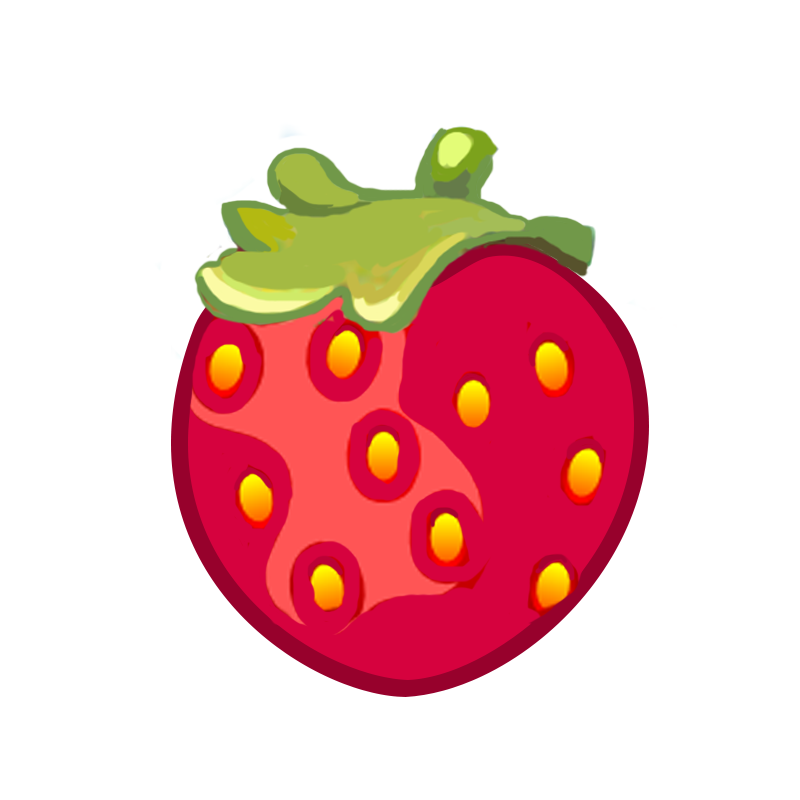
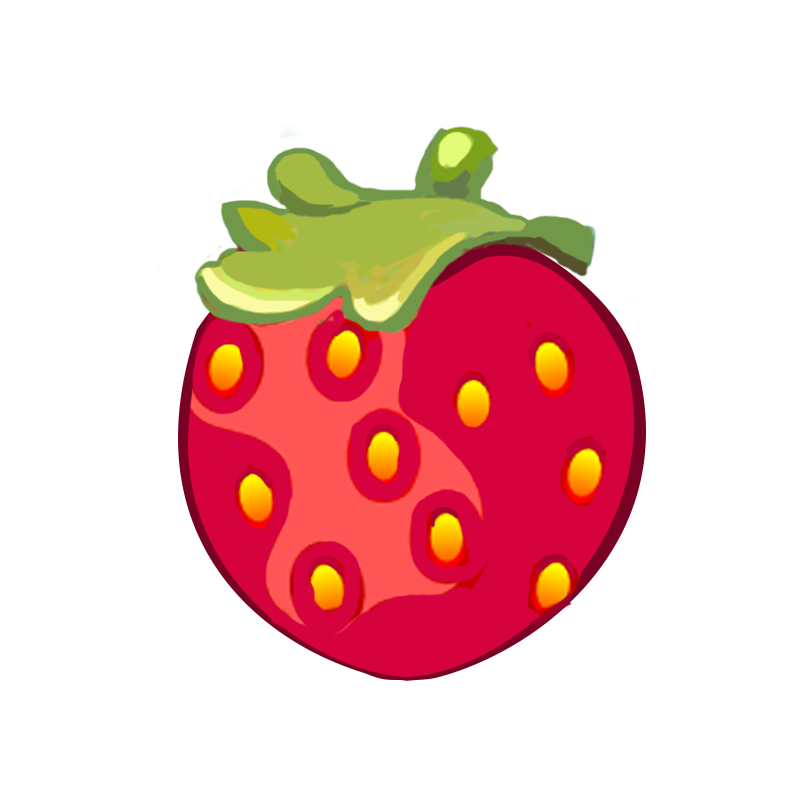
Before/after of a 800×800 layered artwork. What changed in the layer stack:
added group "ягода копия 2" with 8 layers above "ягода копия" over [171, 243, 649, 697]
added layer "Слой 16" (1st of 2, in "ягода копия 2") in group "ягода копия 2" over [464, 243, 545, 253]
added layer "Слой 10 копия" (1st of 2, in "ягода копия 2") in group "ягода копия 2" over [182, 243, 641, 362]
added layer "Слой 14 копия 2" (1st of 2, in "ягода копия 2") in group "ягода копия 2" over [183, 270, 625, 638]
added layer "Слой 11" (1st of 2, in "ягода копия 2") in group "ягода копия 2" over [193, 243, 593, 331]
added layer "фон" (1st of 3, in "ягода копия 2") in group "ягода копия 2" over [188, 243, 634, 677]
added layer "подложка копия" in group "ягода копия 2" over [178, 243, 646, 681]
hid group "ягода копия" (119 layers) over [171, 243, 649, 697]
painted on "фон" (2nd of 3, in "ягода копия") over [492, 256, 594, 309]
